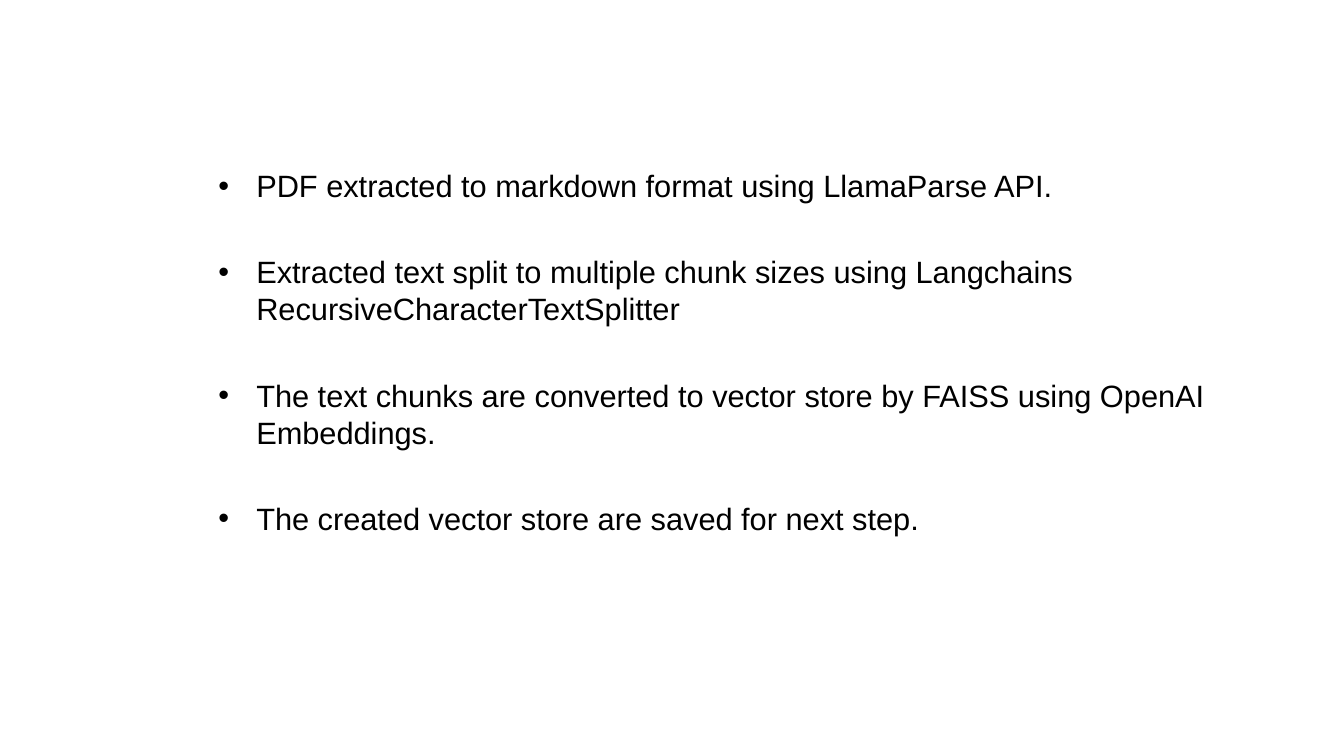
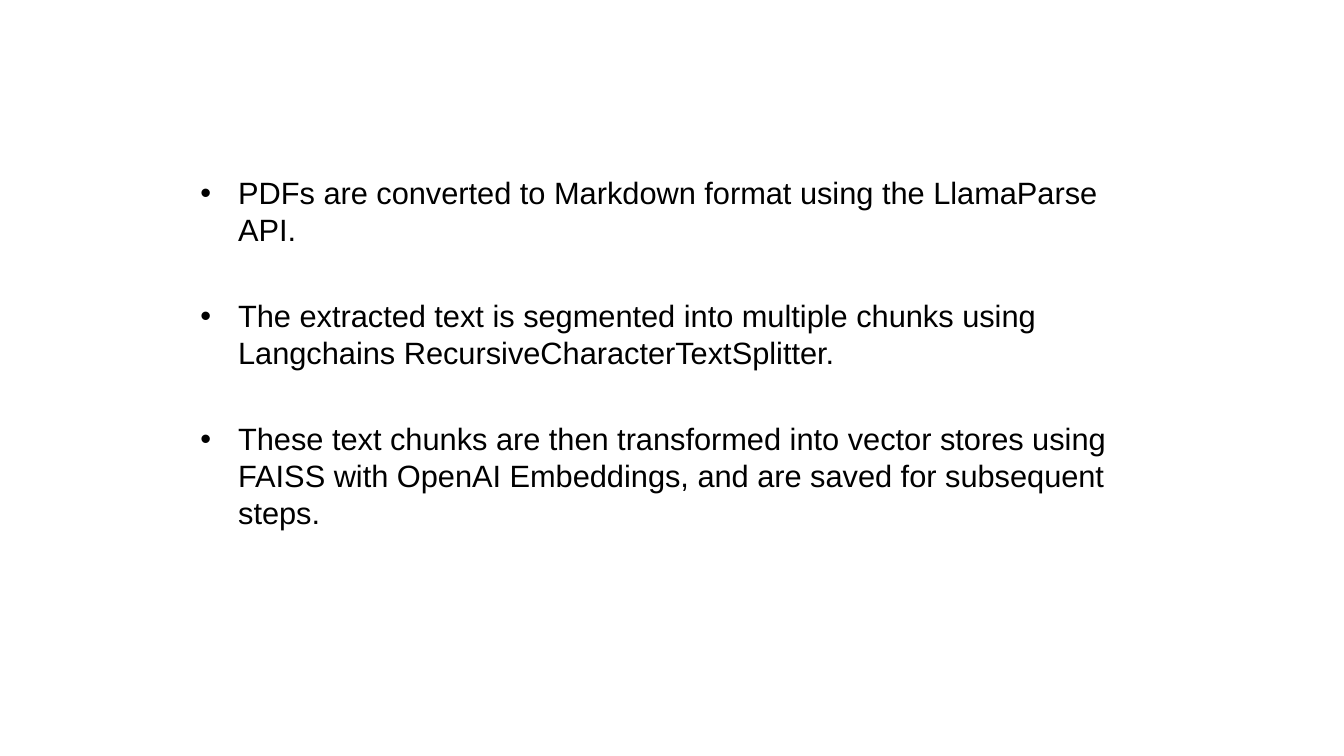
Before and after one commit to rgkannan676/Financial_Q-A_Chatbot, a slide deck: slide 8 of Kannan_QA_Chatbot_Assignment.pptx (slide 7 before the commit). Drawn at 1344x756 pixels with LibreOffice and Linux fonts; fonts in the diff are those of the drawing; background and template pictures are left out. Boxes give left, top, right and bottom in pixels: in the first picture for what was removed or moved away, otherwise in the second. Text is boxed around its words. In the diff, an @@ line names an element or a change of style, - is before the commit and + after.

```diff
--- a/Kannan_QA_Chatbot_Assignment.pptx
+++ b/Kannan_QA_Chatbot_Assignment.pptx
@@ text at <box>238,181,1106,530</box>: text changed @@
-• PDF extracted to markdown format using LlamaParse API.
-• Extracted text split to multiple chunk sizes using Langchains RecursiveCharacterTextSplitter
-• The text chunks are converted to vector store by FAISS using OpenAI Embeddings.
-• The created vector store are saved for next step.
+• PDFs are converted to Markdown format using the LlamaParse API.
+• The extracted text is segmented into multiple chunks using Langchains RecursiveCharacterTextSplitter.
+• These text chunks are then transformed into vector stores using FAISS with OpenAI Embeddings, and are saved for subsequent steps.
```
Also in this commit, not shown: 11 other slides changed, 5 slides added, 3 slides removed, 2 other files.
